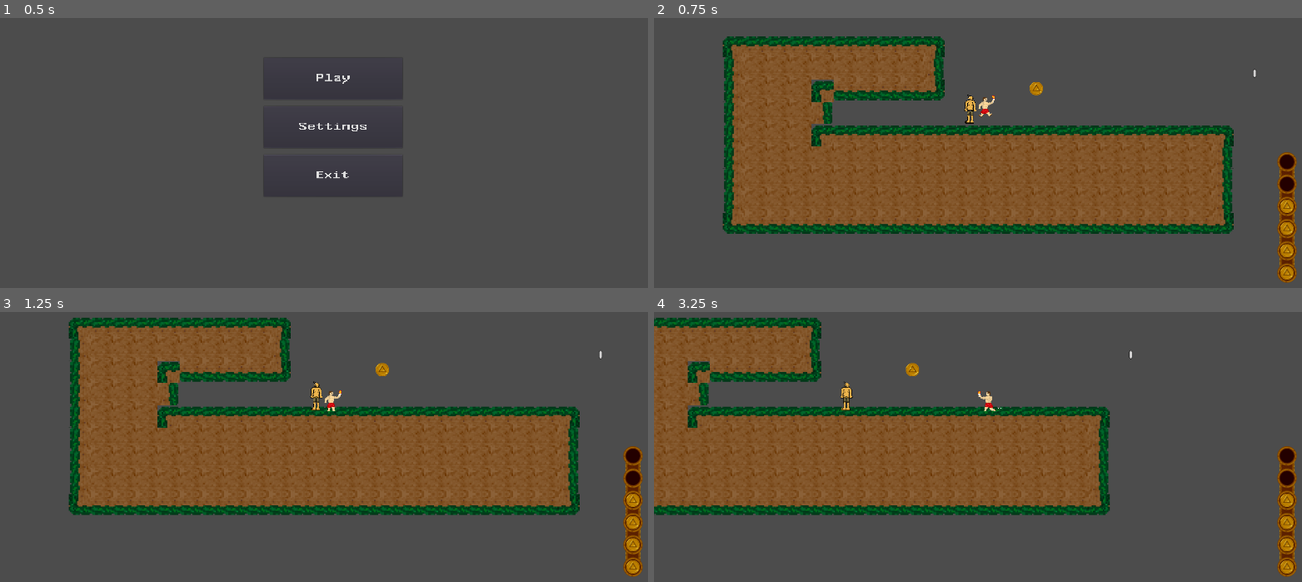
Above: before the commit, frames 1-4 (two rows, left to right).
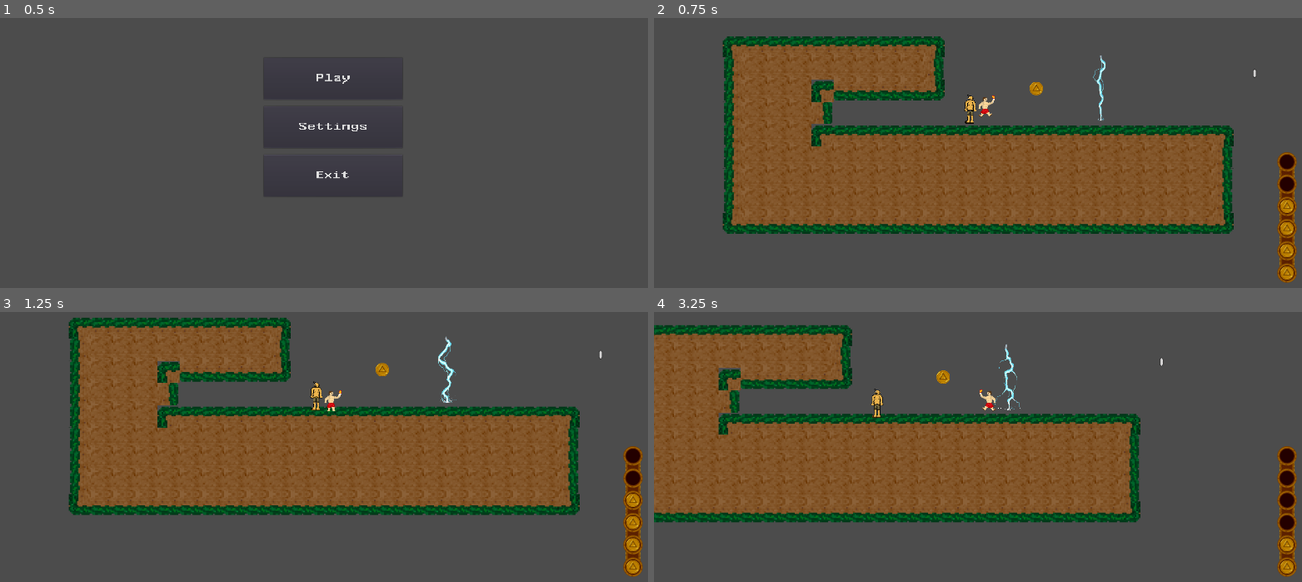
Above: after the commit, the same moments.

Repository: Shapkofil/prometheus
Game: Godot game, scene res://UI/MainMenu.tscn
The game is run twice, just before and just after one commit, with the same random seed, the same clock (stepped at 60 frames per second) and the same inputs. The engine's default icon, where the game draws it, is replaced by a stand-in: a white triangle on a blue panel in a dark square.
Inputs:
- Up to frame 1 (0.5 s): no input
- Up to frame 2 (0.75 s): click "Play" at 0.5 s
- Up to frame 3 (1.25 s): no input
- Up to frame 4 (3.25 s): hold Right (ui_right) 1.28-2.78 s; tap Space (jump) at 1.52, 2.27 s; hold Left (ui_left) from 2.78 s (still down)

Frame 1 is identical in both runs. In frame 2, 0.1% of the frame differs, in the area x 67-70%, y 13-38%; in frame 3, 0.2%; in frame 4, 17%, in the area x 0-99%, y 2-81%.

Commit message:
added lightning damage and knockback

Diff:
--- a/Prometheus/Attacks/lightning.tscn
+++ /dev/null
@@ -1,20 +0,0 @@
-[gd_scene load_steps=4 format=2]
-
-[ext_resource path="res://Assets/Lightning/lightning.png" type="Texture" id=1]
-[ext_resource path="res://Attacks/lightning.gd" type="Script" id=2]
-
-[sub_resource type="CapsuleShape2D" id=1]
-radius = 29.7307
-height = 130.969
-
-[node name="Node2D" type="Node2D"]
-script = ExtResource( 2 )
-
-[node name="Sprite" type="Sprite" parent="."]
-texture = ExtResource( 1 )
-hframes = 3
-
-[node name="KinematicBody2D" type="KinematicBody2D" parent="."]
-
-[node name="CollisionShape2D" type="CollisionShape2D" parent="KinematicBody2D"]
-shape = SubResource( 1 )
--- a/Prometheus/Node2D.tscn
+++ b/Prometheus/Node2D.tscn
@@ -6,6 +6,7 @@
 [ext_resource path="res://Presets/Interactable/Interactable.tscn" type="PackedScene" id=4]
 [ext_resource path="res://Player/Player UI.tscn" type="PackedScene" id=5]
 [ext_resource path="res://Presets/Interactable/Mirror.gd" type="Script" id=6]
+[ext_resource path="res://Presets/Interactable/Lightning/lightning.tscn" type="PackedScene" id=7]
 [ext_resource path="res://Assets/Entities/mirror.png" type="Texture" id=8]
 [ext_resource path="res://UI/west_england.ttf" type="DynamicFontData" id=9]
 [ext_resource path="res://UI/QuitToMain.gd" type="Script" id=10]
@@ -57,23 +58,23 @@
 shader_param/b_offset_x = 0.2
 shader_param/b_offset_y = 0.0
 
+[sub_resource type="DynamicFont" id=3]
+size = 40
+font_data = ExtResource( 9 )
+
+[sub_resource type="DynamicFont" id=4]
+size = 40
+font_data = ExtResource( 9 )
+
 [sub_resource type="DynamicFont" id=5]
-size = 40
+size = 38
 font_data = ExtResource( 9 )
 
 [sub_resource type="DynamicFont" id=6]
 size = 40
 font_data = ExtResource( 9 )
 
-[sub_resource type="DynamicFont" id=7]
-size = 38
-font_data = ExtResource( 9 )
-
-[sub_resource type="DynamicFont" id=8]
-size = 40
-font_data = ExtResource( 9 )
-
-[sub_resource type="SpriteFrames" id=9]
+[sub_resource type="SpriteFrames" id=7]
 animations = [ {
 "frames": [ ExtResource( 16 ), ExtResource( 17 ), ExtResource( 18 ) ],
 "loop": true,
@@ -190,12 +191,15 @@
 script = ExtResource( 12 )
 
 [node name="AnimatedSprite" type="AnimatedSprite" parent="Enemy"]
-frames = SubResource( 9 )
+frames = SubResource( 7 )
 animation = "move-loop"
 
 [node name="CollisionShape2D" type="CollisionShape2D" parent="Enemy"]
 position = Vector2( -4.76656, 2.38329 )
-shape = SubResource( 10 )
+shape = SubResource( 8 )
+
+[node name="Sprite" parent="." instance=ExtResource( 7 )]
+position = Vector2( 452.609, 154.208 )
 [connection signal="pressed" from="CanvasLayer/PauseMenu/Resume" to="CanvasLayer" method="_on_Resume_pressed"]
 [connection signal="pressed" from="CanvasLayer/PauseMenu/RestartLevel" to="CanvasLayer" method="_on_RestartLevel_pressed"]
 [connection signal="pressed" from="CanvasLayer/PauseMenu/QuitToMain" to="CanvasLayer" method="_on_QuitToMain_pressed"]
--- a/Prometheus/Player/player.gd
+++ b/Prometheus/Player/player.gd
@@ -23,6 +23,8 @@
 var jumping = false
 var jump_delay = .0
 var on_ground_delay = .0
+var hitstun = 0
+var knockdir = Vector2(0, 0)
 
 var random_props = {}
 
@@ -45,6 +47,18 @@
 
 func subscribe(subscriber):
 	fire_subscribers.append(subscriber)
+
+func take_damage(lightning):
+	if hitstun == 0:
+		hitstun = 30
+		affect_fire(-1, 0)
+		take_knockback(lightning)
+	else:
+		hitstun -= 1
+
+func take_knockback(lightning):
+		knockdir = (lightning.position - self.global_position).normalized()
+		move_and_slide(knockdir * 3000)
 
 func affect_fire(t, e):
 	fire += t;
--- /dev/null
+++ b/Prometheus/Presets/Interactable/Lightning/lightning.gd
@@ -0,0 +1,19 @@
+extends "res://Presets/Interactable/Interactable.gd"
+
+
+# Declare member variables here. Examples:
+# var a = 2
+# var b = "text"
+
+
+# Called when the node enters the scene tree for the first time.
+func _ready():
+	pass
+
+func execute(collisions):
+	for collision in collisions:
+		if collision.name == "player":
+			collision.take_damage(self.get_child(0))
+# Called every frame. 'delta' is the elapsed time since the previous frame.
+#func _process(delta):
+#	pass
--- /dev/null
+++ b/Prometheus/Presets/Interactable/Lightning/lightning.tscn
@@ -0,0 +1,16 @@
+[gd_scene load_steps=5 format=2]
+
+[ext_resource path="res://Presets/Interactable/Interactable.tscn" type="PackedScene" id=1]
+[ext_resource path="res://Presets/Interactable/Lightning/lightning_anim.gd" type="Script" id=2]
+[ext_resource path="res://Assets/Lightning/lightning.png" type="Texture" id=3]
+[ext_resource path="res://Presets/Interactable/Lightning/lightning.gd" type="Script" id=4]
+
+[node name="Sprite" type="Sprite"]
+texture = ExtResource( 3 )
+hframes = 3
+frame = 2
+script = ExtResource( 2 )
+
+[node name="Interactable" parent="." instance=ExtResource( 1 )]
+scale = Vector2( 2, 5.5 )
+script = ExtResource( 4 )
--- a/Prometheus/Attacks/lightning.gd
+++ b/Prometheus/Presets/Interactable/Lightning/lightning_anim.gd
@@ -1,4 +1,4 @@
-extends Node2D
+extends Sprite
 
 
 # Declare member variables here. Examples:
@@ -7,7 +7,6 @@
 
 
 # Called when the node enters the scene tree for the first time.
-
 var _timer = null
 
 
@@ -21,10 +20,10 @@
 	_timer.start()
 
 func _on_Timer_timeout():
-	if $Sprite.get_frame() == 2:
-		$Sprite.set_frame(0)
+	if get_frame() == 2:
+		set_frame(0)
 	else:
-		$Sprite.set_frame($Sprite.get_frame() + 1)
+		set_frame(get_frame() + 1)
 
 
 # Called every frame. 'delta' is the elapsed time since the previous frame.
Not shown: 6 places in Prometheus/Node2D.tscn that only renumber resources
Not shown: 1 places in Prometheus/UI/MainMenu.tscn that only renumber resources
